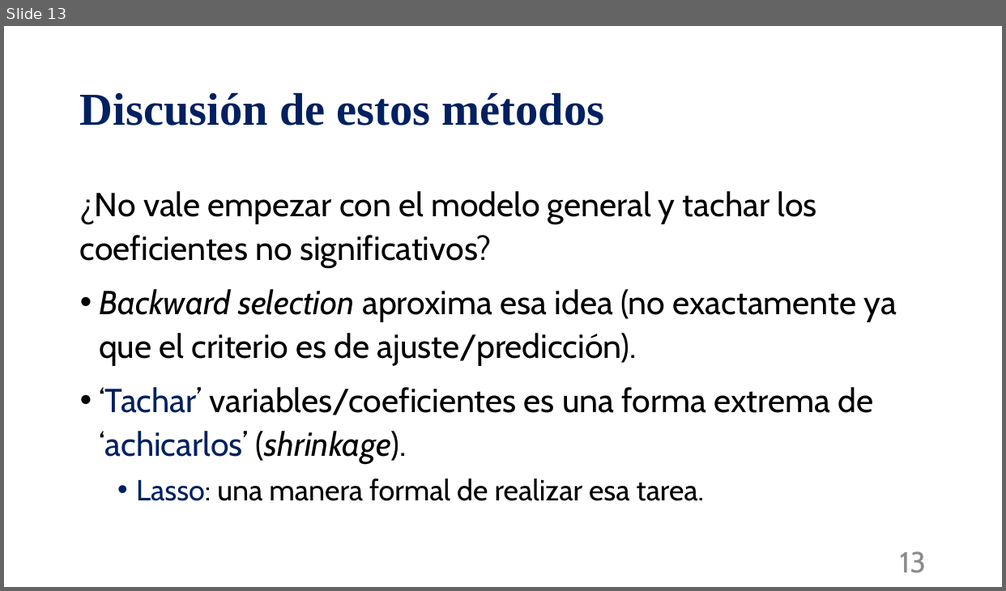
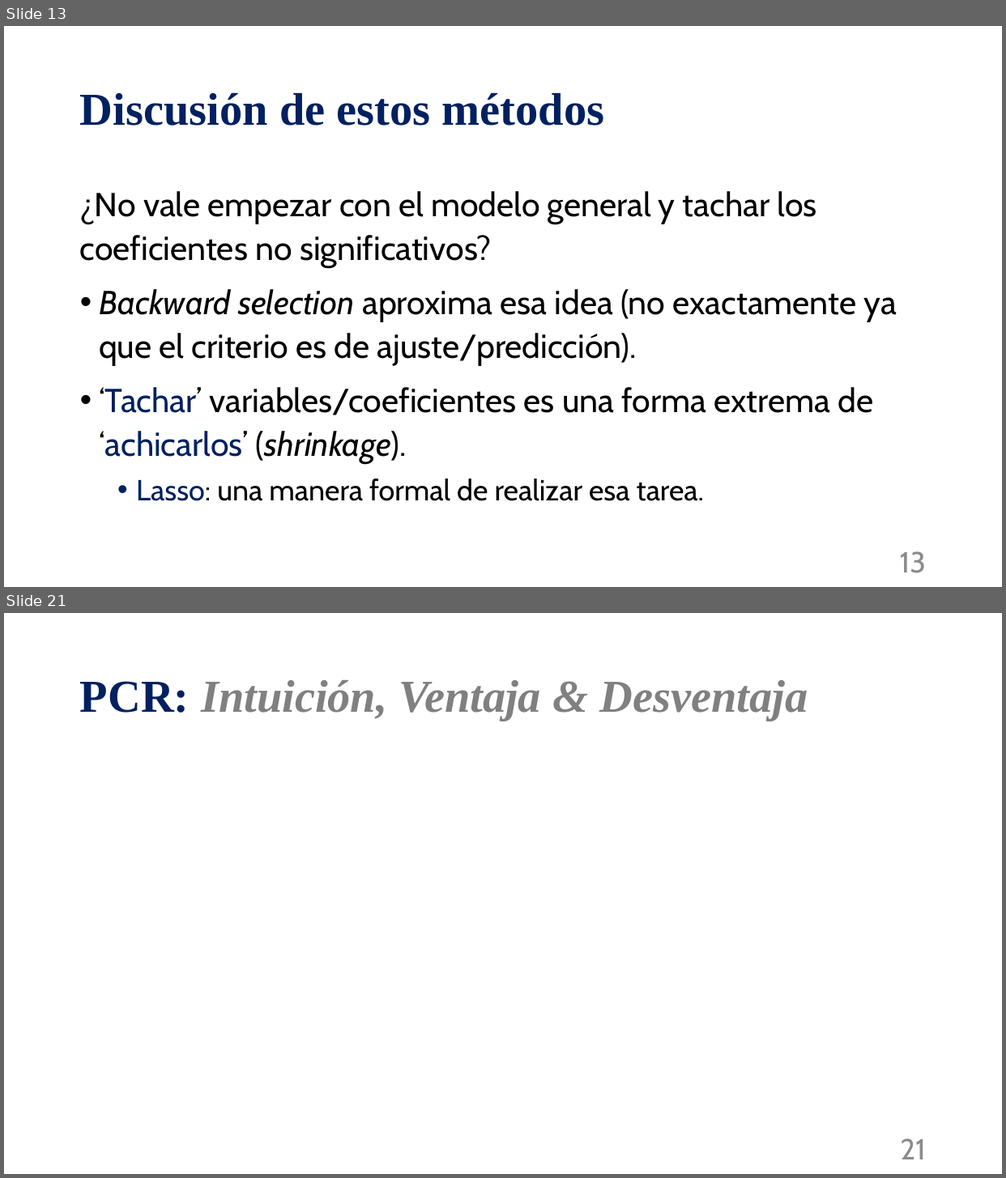
Before and after one commit to mnromero/BigData_UBA, a slide deck: Clase 09. Metodos de Regularizacion_Ridge_LASSO/C09_P2_seleccion_modelos_lineales.pptx. Shown one above the other, each under a label of ours: slide 13 before the commit, slides 13 and 21 after it; the slides between them are not shown. The pictures are 1006x591 and 1006x1178 pixels, drawn with LibreOffice and Linux fonts; fonts in the diff are those of the drawing; grey boxes stand for pictures. Boxes give left, top, right and bottom in pixels: in the first picture for what was removed or moved away, otherwise in the second. Text is boxed around its words. In the diff, an @@ line names an element or a change of style, - is before the commit and + after.

```diff
--- a/Clase 09. Metodos de Regularizacion_Ridge_LASSO/C09_P2_seleccion_modelos_lineales.pptx
+++ b/Clase 09. Metodos de Regularizacion_Ridge_LASSO/C09_P2_seleccion_modelos_lineales.pptx
@@ slide 21 added at <box>4,613,1002,1174</box>, background #FFFFFF @@
@@ title added at <box>80,680,808,721</box>, 44 pt, text #808080, bold, italic @@
+PCR: Intuición, Ventaja & Desventaja
@@ page number added at <box>900,1139,926,1160</box>, 28 pt, text #8C8C8C @@
+21
```
Also in this commit, not shown: 2 slides changed, 22 other slides added, 2 other files.
